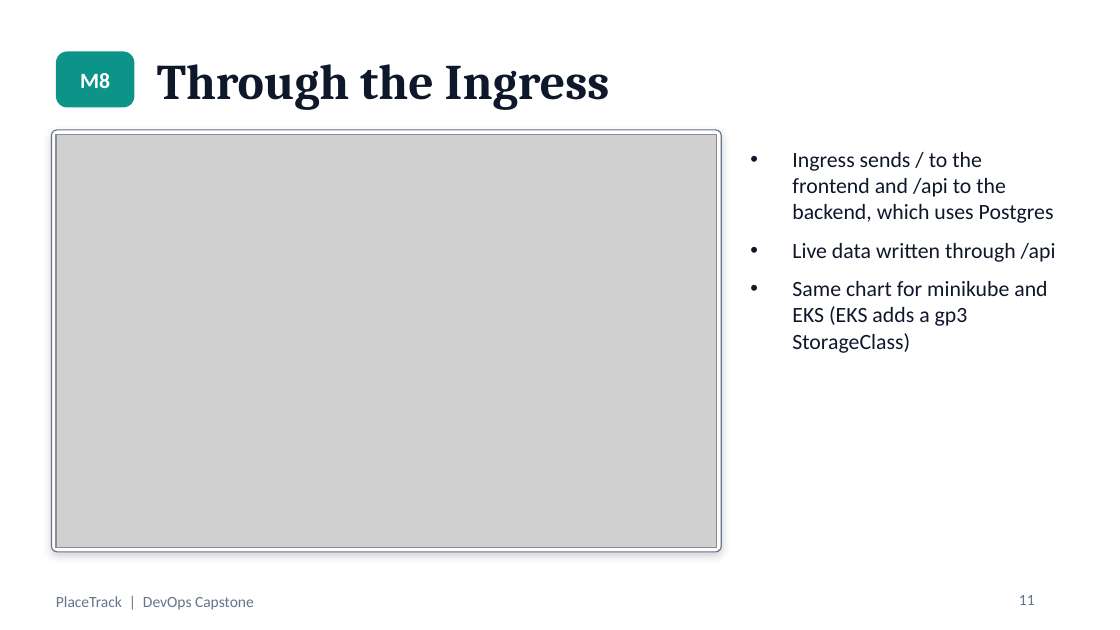
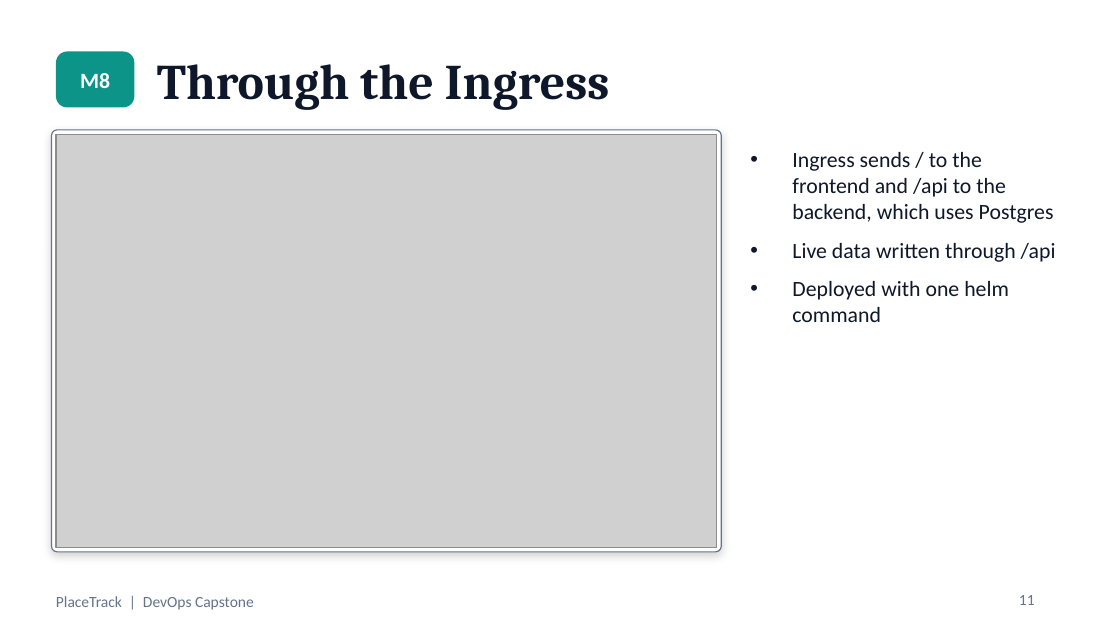
Before and after one commit to Raghavendra1729-cell/placetrack-devops-capstone, a slide deck: slide 11 of docs/PlaceTrack-Capstone.pptx. Drawn at 1120x630 pixels with LibreOffice and Linux fonts; fonts in the diff are those of the drawing; grey boxes stand for pictures. Boxes give left, top, right and bottom in pixels: in the first picture for what was removed or moved away, otherwise in the second. Text is boxed around its words. In the diff, an @@ line names an element or a change of style, - is before the commit and + after.

Commit message:
Simplify the project: drop the EBS driver and EKS-only storage class, shorten the README, keep one deck

```diff
--- a/docs/PlaceTrack-Capstone.pptx
+++ b/docs/PlaceTrack-Capstone.pptx
@@ text at box(792, 281, 1009, 322): text changed @@
-• Same chart for minikube and EKS (EKS adds a gp3 StorageClass)
+• Deployed with one helm command
```
Also in this commit, not shown: 2 other slides changed, 10 other files.
